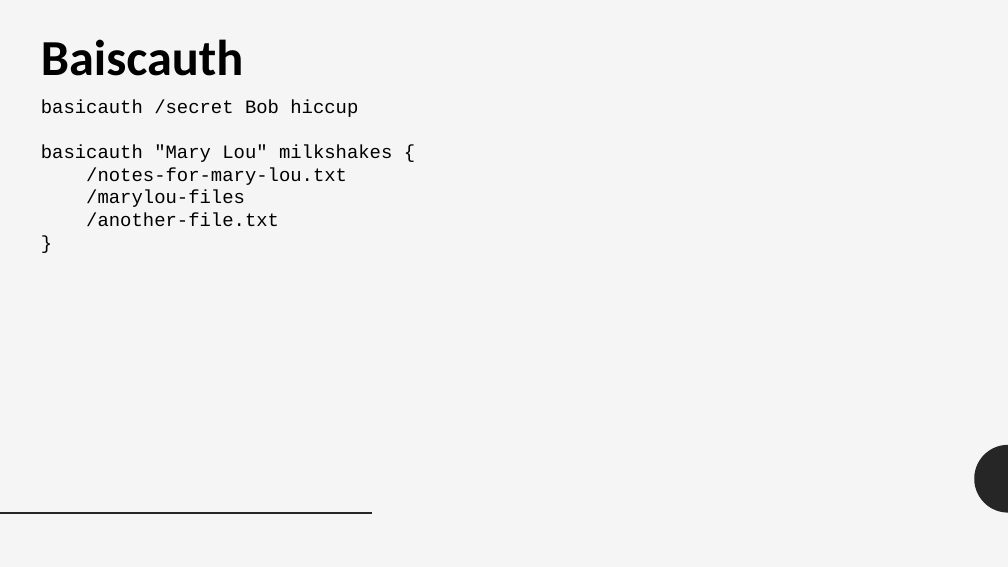
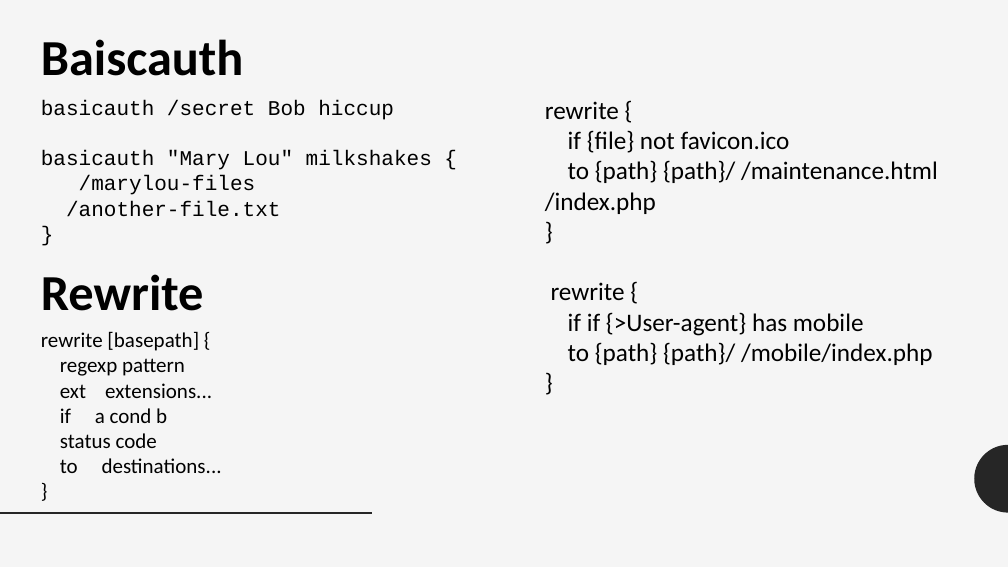
Before and after one commit to hieuha/Caddy-Configuration, a slide deck: slide 9 of 0x1115/Seminar/Jun-11-Caddy-Nginx.pptx. Drawn at 1008x567 pixels with LibreOffice and Linux fonts; fonts in the diff are those of the drawing. Boxes give left, top, right and bottom in pixels: in the first picture for what was removed or moved away, otherwise in the second. Text is boxed around its words. In the diff, an @@ line names an element or a change of style, - is before the commit and + after.

```diff
--- a/0x1115/Seminar/Jun-11-Caddy-Nginx.pptx
+++ b/0x1115/Seminar/Jun-11-Caddy-Nginx.pptx
@@ text "basicauth /secret Bob hiccup" at (41,100,432,217): size 18 to 20 pt @@
@@ text added at (545,101,938,365), 24 pt, text #000000 @@
+rewrite {
+if {file} not favicon.ico
+to {path} {path}/ /maintenance.html /index.php
+}
+rewrite {
+if if {>User-agent} has mobile
+to {path} {path}/ /mobile/index.php
+}
@@ text at (86,168,347,185): paragraph removed @@
-/notes-for-mary-lou.txt
@@ text added at (41,274,204,311), 48 pt, text #000000, bold @@
+Rewrite
@@ text added at (41,331,222,473), 20 pt, text #000000 @@
+rewrite [basepath] {
+regexp pattern
+ext extensions...
+if a cond b
+status code
+to destinations...
+}
```
Also in this commit, not shown: 4 other slides changed, 1 slide added.
